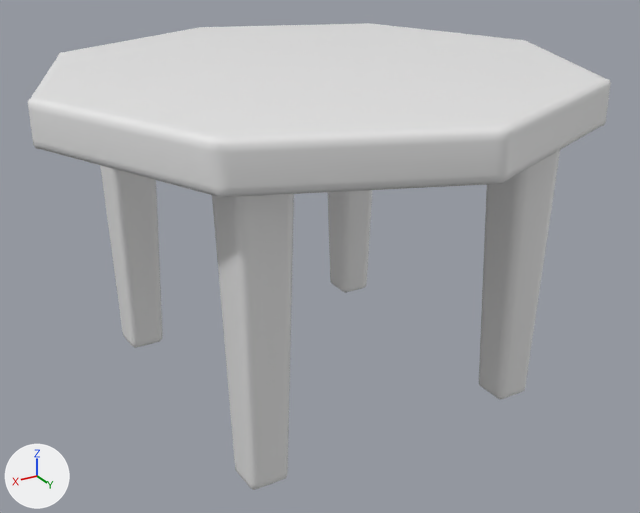
The glTF model assets_raw/table.glb: old version first, new version second.
Camera for both pictures: a 50 mm camera at (-0.441, 0.379, 0.881) aimed at (-1.142, -0.789, 0.297). Every picture has the same lights, and +X, +Y and +Z are marked at lower left.

The older version as bpy lines, for what is in view:
```python
me_cube_006 = bpy.data.meshes.new('Cube.006')
me_cube_006.from_pydata(...)  # 448 vertices, 820 faces; spans x -1.83..-0.95, y -1.346..-0.467, z 0.076..0.612
ob_kitchentable = bpy.data.objects.new('KitchenTable', me_cube_006)
ob_kitchentable.location = (0.244, 0.097, 0.0)
```
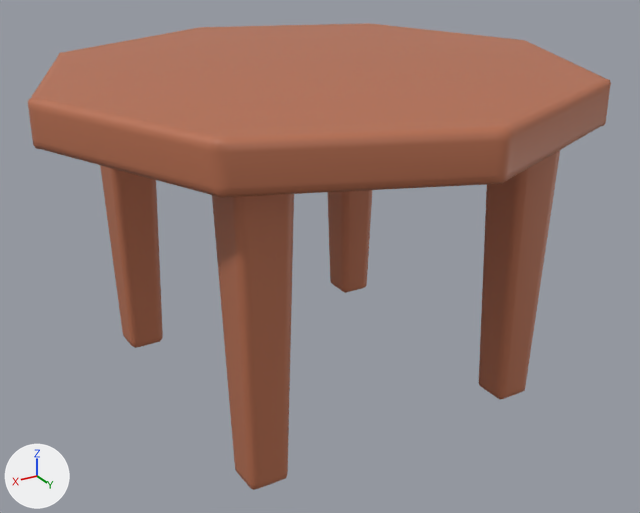
Where the newer file only moved an object's origin or applied its transform, the numbers keep the older frame.

The change, as a list of edits to the scene's bpy script:
```text
Add img_kitchentable_base_color:
    img_kitchentable_base_color = load_image('KitchenTable Base Color', '_unpacked/KitchenTable_Base_Color', 128, 128, 'sRGB')
Add mat_material_010:
    mat_material_010 = principled_material('Material.010')
    mat_material_010.texture = img_kitchentable_base_color
Change me_cube_006:
    where me_cube_006.from_pydata(...)  # 448 vertices, 820 faces; spans x -1.83..-0.95, y -1.346..-0.467, z 0.076..0.612
    add me_cube_006.materials.append(mat_material_010)  # picture img_kitchentable_base_color
```

Where the change shows, as pixel boxes [x1, y1, x2, y2] in the pictures (640 x 513 px):
'KitchenTable', recoloured (white to brown)
    both: [28, 23, 611, 490]
